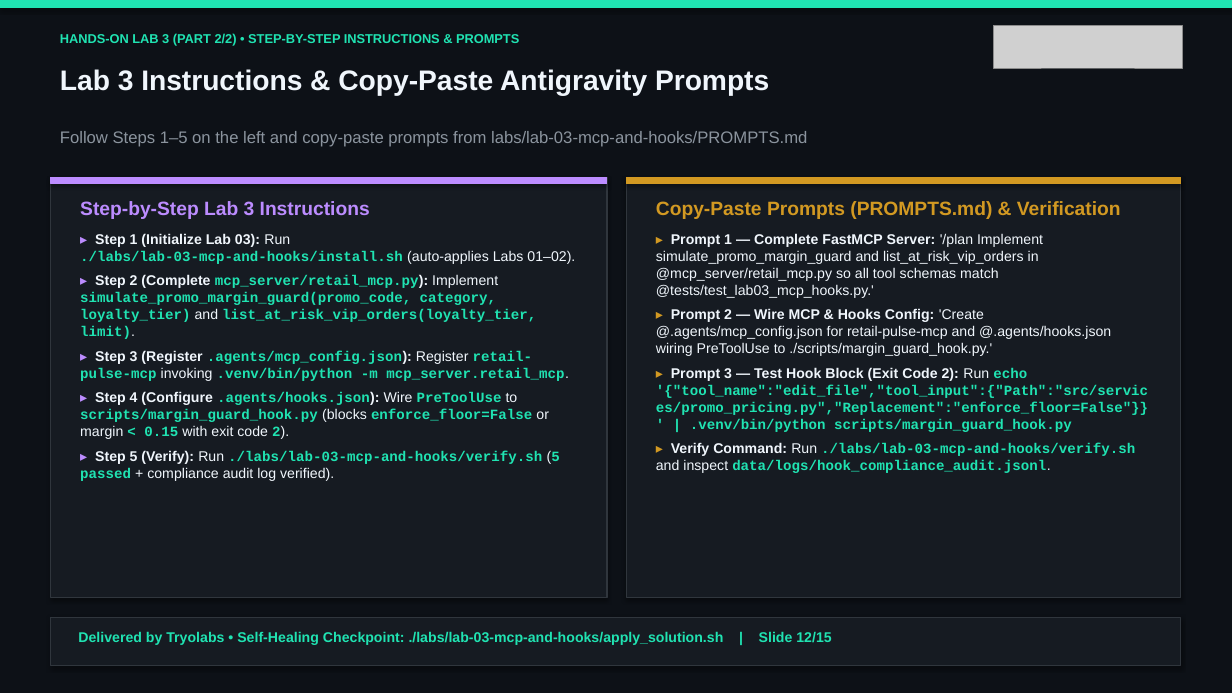
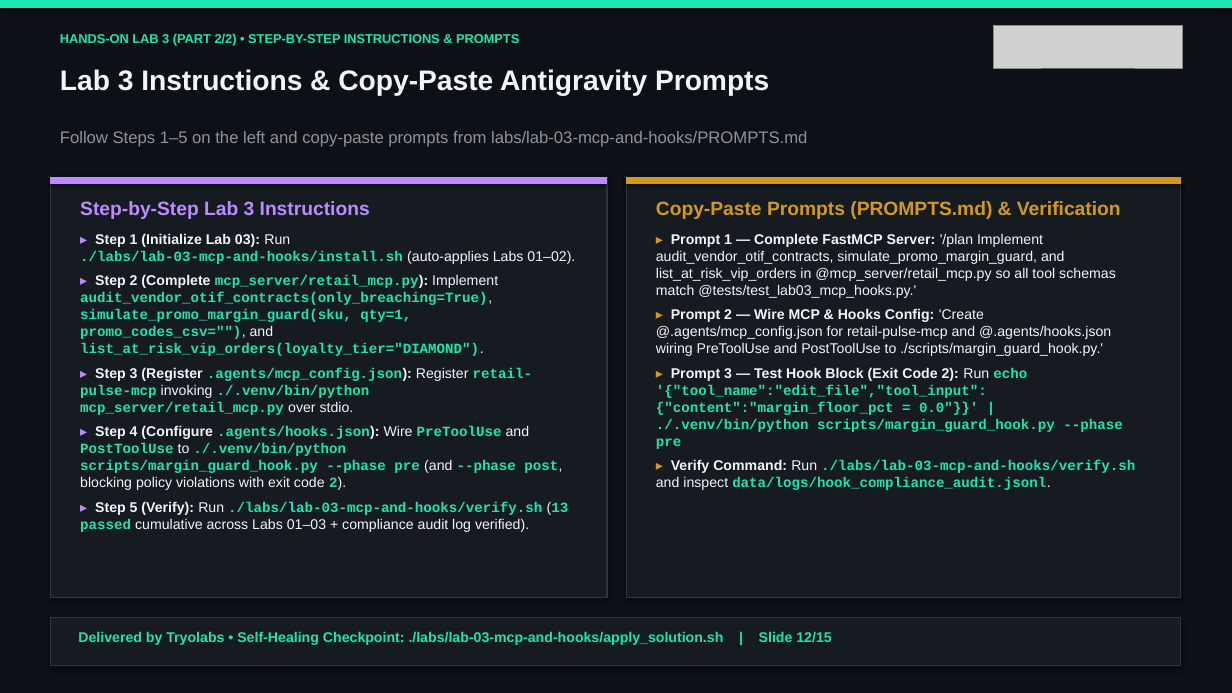
Before and after one commit to tryolabs/antigravity-workshop-retail, a slide deck: slide 12 of slides/antigravity_retail_workshop_en.pptx. Drawn at 1232x693 pixels with LibreOffice and Linux fonts; fonts in the diff are those of the drawing; grey boxes stand for pictures. Boxes give left, top, right and bottom in pixels: in the first picture for what was removed or moved away, otherwise in the second. Text is boxed around its words. In the diff, an @@ line names an element or a change of style, - is before the commit and + after.

```diff
--- a/slides/antigravity_retail_workshop_en.pptx
+++ b/slides/antigravity_retail_workshop_en.pptx
@@ text at [656,233,1122,449]: text changed @@
-▸ Prompt 1 — Complete FastMCP Server: '/plan Implement simulate_promo_margin_guard and list_at_risk_vip_orders in @mcp_server/retail_mcp.py so all tool schemas match @tests/test_lab03_mcp_hooks.py.'
-▸ Prompt 2 — Wire MCP & Hooks Config: 'Create @.agents/mcp_config.json for retail-pulse-mcp and @.agents/hooks.json wiring PreToolUse to ./scripts/margin_guard_hook.py.'
-▸ Prompt 3 — Test Hook Block (Exit Code 2): Run echo '{"tool_name":"edit_file","tool_input":{"Path":"src/services/promo_pricing.py","Replacement":"enforce_floor=False"}}' | .venv/bin/python scripts/margin_guard_hook.py
+▸ Prompt 1 — Complete FastMCP Server: '/plan Implement audit_vendor_otif_contracts, simulate_promo_margin_guard, and list_at_risk_vip_orders in @mcp_server/retail_mcp.py so all tool schemas match @tests/test_lab03_mcp_hooks.py.'
+▸ Prompt 2 — Wire MCP & Hooks Config: 'Create @.agents/mcp_config.json for retail-pulse-mcp and @.agents/hooks.json wiring PreToolUse and PostToolUse to ./scripts/margin_guard_hook.py.'
+▸ Prompt 3 — Test Hook Block (Exit Code 2): Run echo '{"tool_name":"edit_file","tool_input":{"content":"margin_floor_pct = 0.0"}}' | ./.venv/bin/python scripts/margin_guard_hook.py --phase pre
@@ text at [80,274,569,532]: text changed @@
-▸ Step 2 (Complete mcp_server/retail_mcp.py): Implement simulate_promo_margin_guard(promo_code, category, loyalty_tier) and list_at_risk_vip_orders(loyalty_tier, limit).
-▸ Step 3 (Register .agents/mcp_config.json): Register retail-pulse-mcp invoking .venv/bin/python -m mcp_server.retail_mcp.
-▸ Step 4 (Configure .agents/hooks.json): Wire PreToolUse to scripts/margin_guard_hook.py (blocks enforce_floor=False or margin < 0.15 with exit code 2).
-▸ Step 5 (Verify): Run ./labs/lab-03-mcp-and-hooks/verify.sh (5 passed + compliance audit log verified).
+▸ Step 2 (Complete mcp_server/retail_mcp.py): Implement audit_vendor_otif_contracts(only_breaching=True), simulate_promo_margin_guard(sku, qty=1, promo_codes_csv=""), and list_at_risk_vip_orders(loyalty_tier="DIAMOND").
+▸ Step 3 (Register .agents/mcp_config.json): Register retail-pulse-mcp invoking ./.venv/bin/python mcp_server/retail_mcp.py over stdio.
+▸ Step 4 (Configure .agents/hooks.json): Wire PreToolUse and PostToolUse to ./.venv/bin/python scripts/margin_guard_hook.py --phase pre (and --phase post, blocking policy violations with exit code 2).
+▸ Step 5 (Verify): Run ./labs/lab-03-mcp-and-hooks/verify.sh (13 passed cumulative across Labs 01–03 + compliance audit log verified).
```
Also in this commit, not shown: 8 other slides changed, 44 other files.
